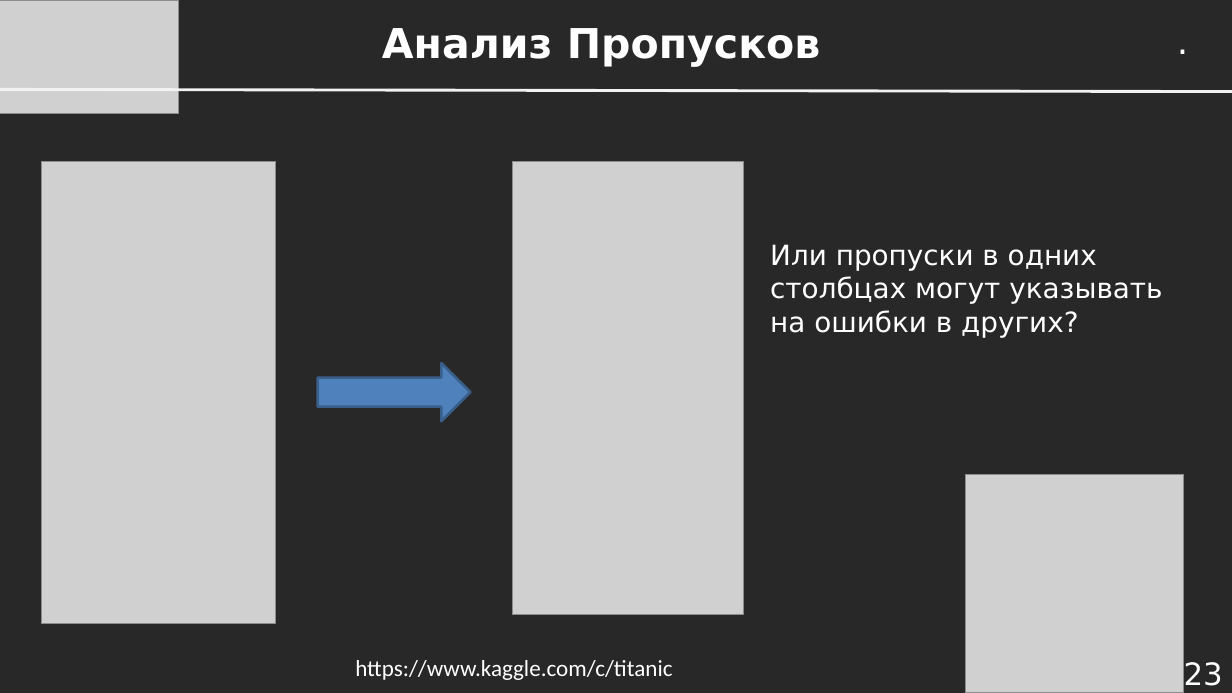
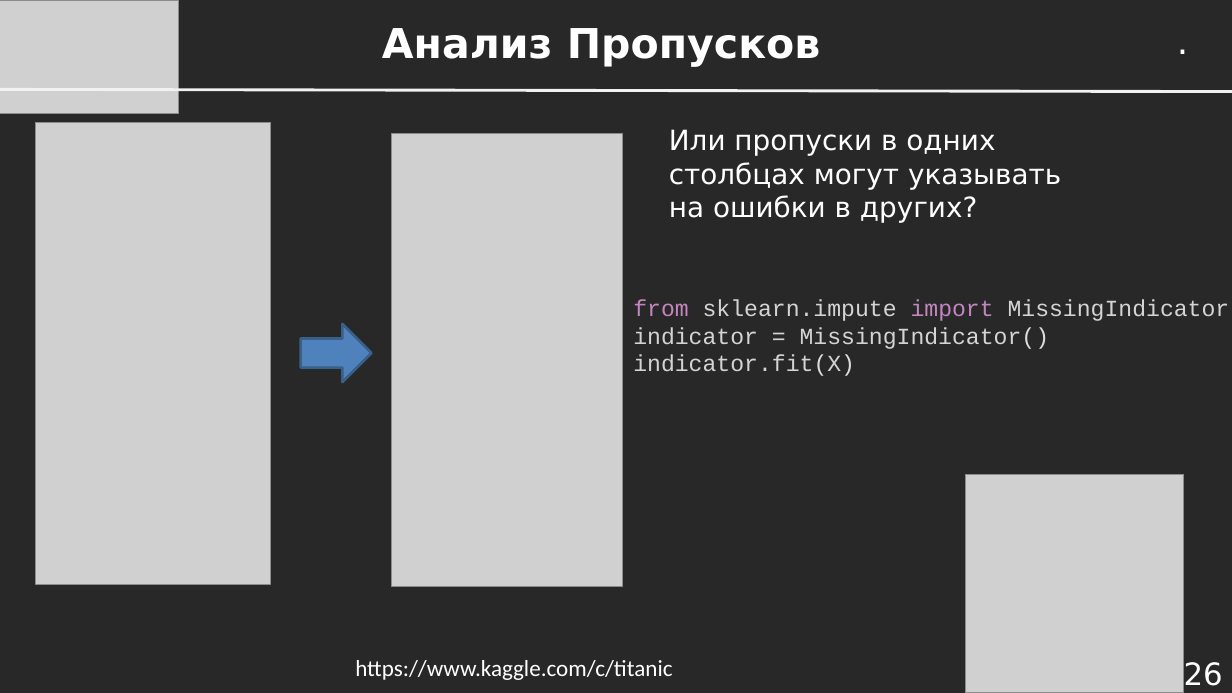
Before and after one commit to dayekb/Study, a slide deck: slide 26 of rus/UrFU/SberML/2023/Presentations/Лекция 1.10 - Кросс-валидация и Конструирование Признаков.pptx (slide 23 before the commit). Drawn at 1232x693 pixels with LibreOffice and Linux fonts; fonts in the diff are those of the drawing; grey boxes stand for pictures. Boxes give left, top, right and bottom in pixels: in the first picture for what was removed or moved away, otherwise in the second. Text is boxed around its words. In the diff, an @@ line names an element or a change of style, - is before the commit and + after.

```diff
--- a/rus/UrFU/SberML/2023/Presentations/Лекция 1.10 - Кросс-валидация и Конструирование Признаков.pptx
+++ b/rus/UrFU/SberML/2023/Presentations/Лекция 1.10 - Кросс-валидация и Конструирование Признаков.pptx
@@ text "Или пропуски в одних столбцах ...": place and size @@
-text "Или пропуски в одних столбцах ..." at <box>770,244,1162,337</box>
+text "Или пропуски в одних столбцах ..." at <box>669,129,1061,223</box>
@@ picture: place and size @@
-picture at <box>42,161,276,623</box>
+picture at <box>36,122,271,584</box>
@@ picture: place and size @@
-picture at <box>512,161,743,615</box>
+picture at <box>391,133,622,587</box>
@@ text added at <box>633,299,1230,376</box>, 18 pt, text #D4D4D4 @@
+from sklearn.impute import MissingIndicator
+indicator = MissingIndicator()
+indicator.fit(X)
@@ right arrow: place and size @@
-right arrow at <box>318,363,470,421</box>
+right arrow at <box>300,324,372,383</box>
@@ page number at <box>1184,662,1223,686</box>: text changed @@
-23
+26
```
Also in this commit, not shown: 10 other slides changed, 12 slides added, 3 other files.
